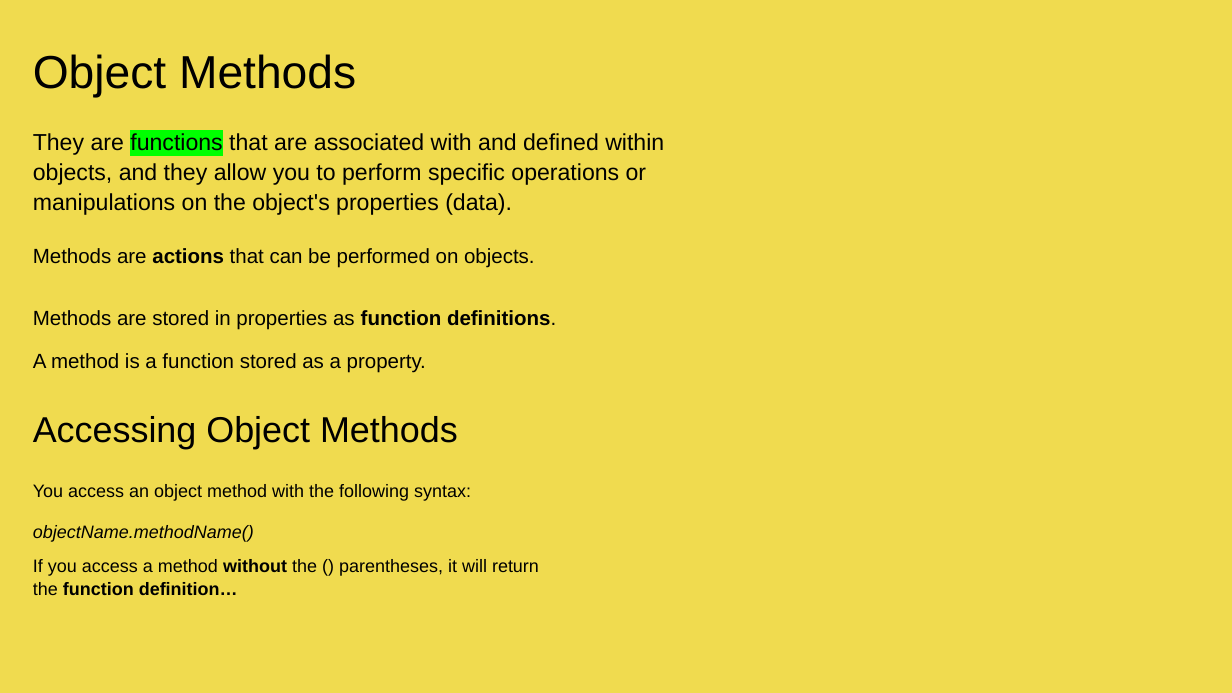
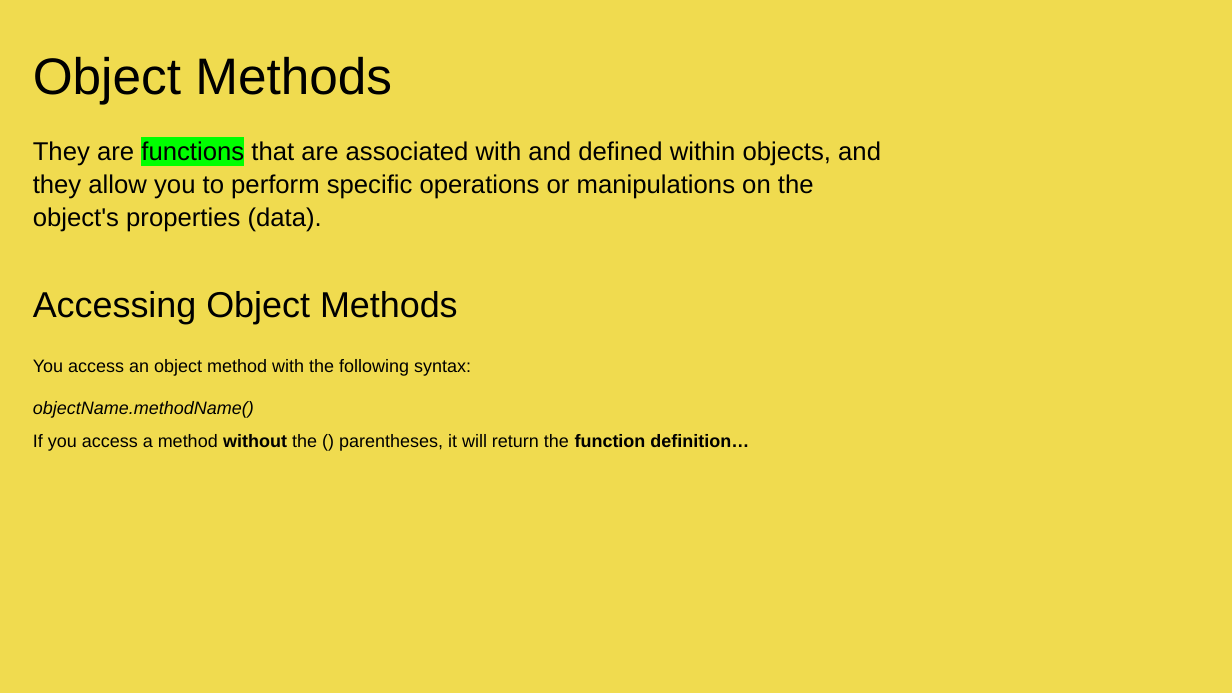
Before and after one commit to CMPE-40062-Azure-Python/JavaScript-Fundamentals, a slide deck: slide 14 of PPT REPORT.pptx. Drawn at 1232x693 pixels with LibreOffice and Linux fonts; fonts in the diff are those of the drawing. Boxes give left, top, right and bottom in pixels: in the first picture for what was removed or moved away, otherwise in the second. Text is boxed around its words. In the diff, an @@ line names an element or a change of style, - is before the commit and + after.

```diff
--- a/PPT REPORT.pptx
+++ b/PPT REPORT.pptx
@@ text "Object Methods" at [33, 56, 881, 232]: size 36 to 40 pt in "Object Methods"; size 18 to 20 pt @@
@@ text removed at [33, 248, 556, 373] @@
-Methods are actions that can be performed on objects.
-Methods are stored in properties as function definitions.
-A method is a function stored as a property.
@@ text "Accessing Object Methods" rewrapped from [33, 416, 539, 595] to [33, 291, 749, 451] @@
```
Also in this commit, not shown: 1 other slide changed, 1 other file.
